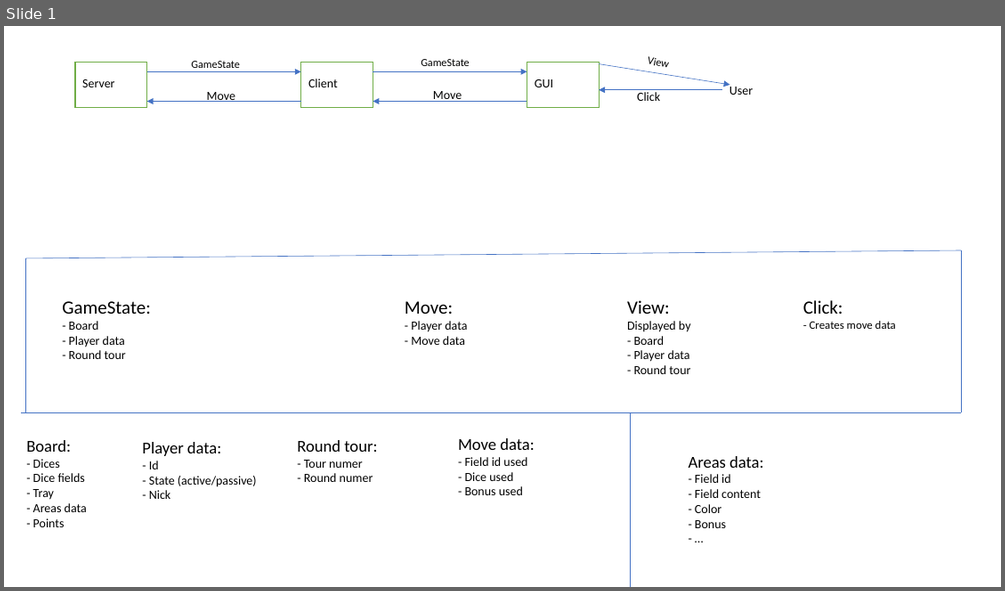
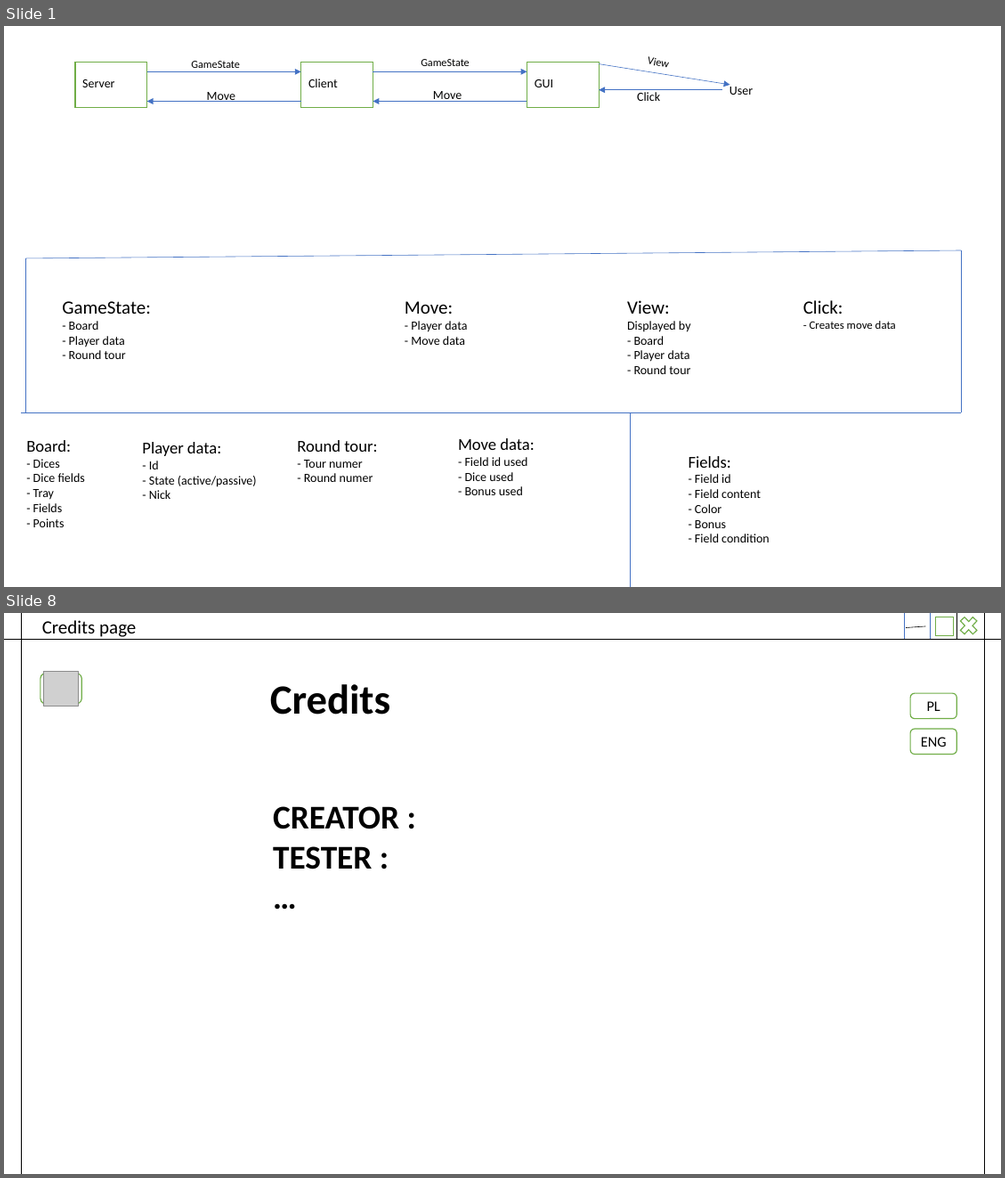
Before and after one commit to szymiar/Ganz-shon-clever, a slide deck: GanzShonClever_plan.pptx. Shown one above the other, each under a label of ours: slide 1 before the commit, slides 1 and 8 after it; the slides between them are not shown. The pictures are 1005x591 and 1005x1178 pixels, drawn with LibreOffice and Linux fonts; fonts in the diff are those of the drawing; grey boxes stand for pictures. Boxes give left, top, right and bottom in pixels: in the first picture for what was removed or moved away, otherwise in the second. Text is boxed around its words. In the diff, an @@ line names an element or a change of style, - is before the commit and + after.

```diff
--- a/GanzShonClever_plan.pptx
+++ b/GanzShonClever_plan.pptx
@@ slide 8 added at bbox=[4, 613, 1001, 1174], background #FFFFFF @@
@@ line added from (4, 639) to (1001, 639), #000000 0.5 pt @@
@@ line added from (21, 613) to (21, 1174), #000000 0.5 pt @@
@@ title added at bbox=[42, 620, 136, 637], 18 pt, text #000000 @@
+Credits page
@@ line added from (905, 639) to (905, 613), #4472C4 0.5 pt @@
@@ line added from (906, 628) to (926, 626), #000000 0.5 pt @@
@@ line added from (930, 639) to (930, 613), #4472C4 0.5 pt @@
@@ rectangle added at bbox=[935, 617, 953, 635], fill #FFFFFF, outline #70AD47 1 pt @@
@@ cross added at bbox=[956, 613, 980, 639], fill #FFFFFF, outline #70AD47 1 pt @@
@@ line added from (956, 639) to (956, 613), #000000 0.5 pt @@
@@ line added from (985, 613) to (985, 1174), #000000 0.5 pt @@
@@ rounded rectangle added at bbox=[40, 674, 81, 704], fill #FFFFFF, outline #70AD47 1 pt @@
@@ picture added at bbox=[44, 672, 79, 706] @@
@@ text added at bbox=[270, 684, 390, 714], 40 pt, text #000000, bold @@
+Credits
@@ rounded rectangle added at bbox=[910, 693, 956, 718], fill #FFFFFF, outline #70AD47 1 pt, 14 pt, text #000000 @@
+PL
@@ rounded rectangle added at bbox=[910, 729, 956, 755], fill #FFFFFF, outline #70AD47 1 pt, 14 pt, text #000000 @@
+ENG
@@ text added at bbox=[273, 806, 399, 869], 32 pt, text #000000, bold @@
+CREATOR :
+TESTER :
+…
@@ slide 1 changed as well @@
@@ text at bbox=[33, 459, 85, 527]: text changed @@
-Board:
-- Dices
-- Dice fields
-- Tray
-- Areas data
-- Points
+Board:
+- Dices
+- Dice fields
+- Tray
+- Fields
+- Points
@@ text at bbox=[688, 456, 769, 542]: text changed @@
-Areas data:
-- Field id
-- Field content
-- Color
-- Bonus
-- …
+Fields:
+- Field id
+- Field content
+- Color
+- Bonus
+- Field condition
```
Also in this commit, not shown: 13 other slides added.
